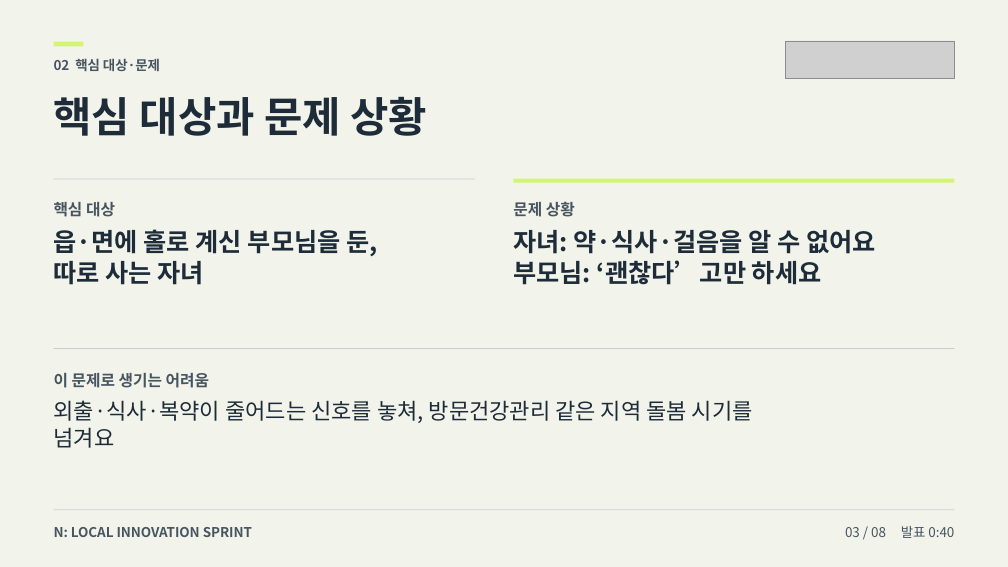
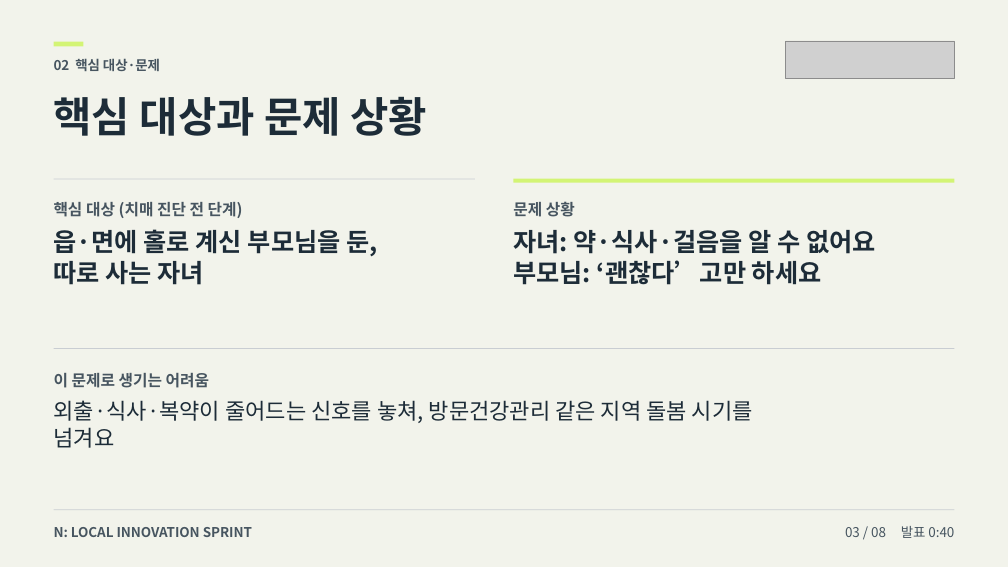
Before and after one commit to howoo101/masil, a slide deck: slide 3 of files/pitch-deck-B.pptx. Drawn at 1008x567 pixels with LibreOffice and Linux fonts; fonts in the diff are those of the drawing; grey boxes stand for pictures. Boxes give left, top, right and bottom in pixels: in the first picture for what was removed or moved away, otherwise in the second. Text is boxed around its words. In the diff, an @@ line names an element or a change of style, - is before the commit and + after.

```diff
--- a/files/pitch-deck-B.pptx
+++ b/files/pitch-deck-B.pptx
@@ text at <box>54,202,243,218</box>: text changed @@
-핵심 대상
+핵심 대상 (치매 진단 전 단계)
```
Also in this commit, not shown: 2 other files.
